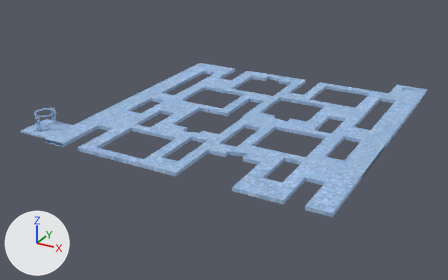
Before and after pictures for a commit that changed the COLLADA model Assets/Export/data/models/LevelElements/roundtrack_ice.DAE.
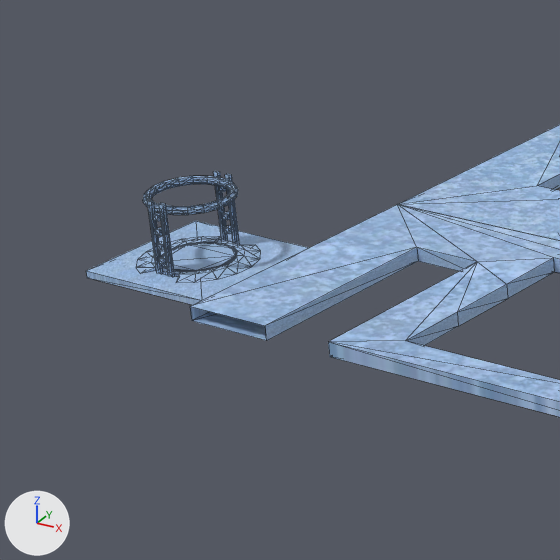
Each version is shown whole from a camera (50 mm lens) standing at (0.372, 1.053, 0.329) and looking at (-0.036, 1.793, -0.041), then close up on the part from 0% to 30% of the width and 24% to 71% of the height. Every picture has the same lights, and +X, +Y and +Z are marked at lower left. The close-ups show mesh edges as thin lines. Where no turn or scale is listed for an object, it has been applied to the vertices. Vertices at the same position are counted once.

Names of what the first close-up shows: 'track_part_ice'.
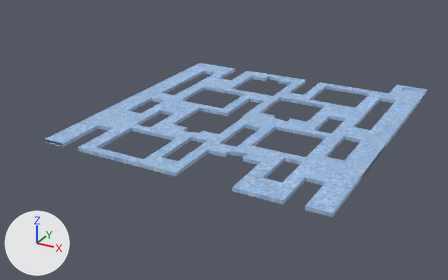
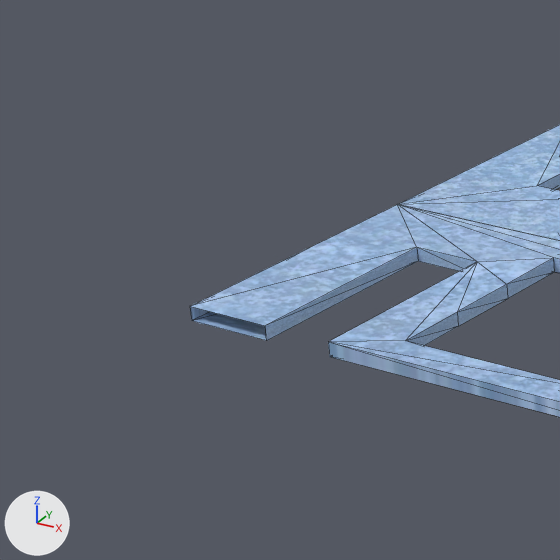
The change in detail:
me_track_part_icemesh is used by ob_track_part_ice; location (0.0, 0.0, 0.0).
me_track_part_icemesh had 772 vertices, 1436 faces and spanned x -0.25..0.2, y 1.6..2.05, z -0.005..0.025.
me_track_part_icemesh now has 308 vertices, 606 faces and spans x -0.2..0.2, y 1.6..2.05, z -0.005..0.002.
me_track_part_icemesh part 1: 27 loose pieces with 460 vertices, spanning x -0.245..-0.205, y 1.612..1.649, z 0.0..0.025, are deleted.
Part 2, on me_track_part_icemesh:
4 vertices are removed from x -0.25, y 1.605..1.655, z -0.002..0.0.
10 faces are deleted.

Where the change shows, as pixel boxes (x1, y1, x2, y2) in the close-ups (560 x 560 px):
'track_part_ice', reshaped: before (86, 125, 560, 417); after (190, 125, 560, 417)
part 1 of me_track_part_icemesh, deleted (blue): before (136, 171, 261, 283)
part 2 of me_track_part_icemesh, deleted (blue): before (86, 221, 309, 305)
